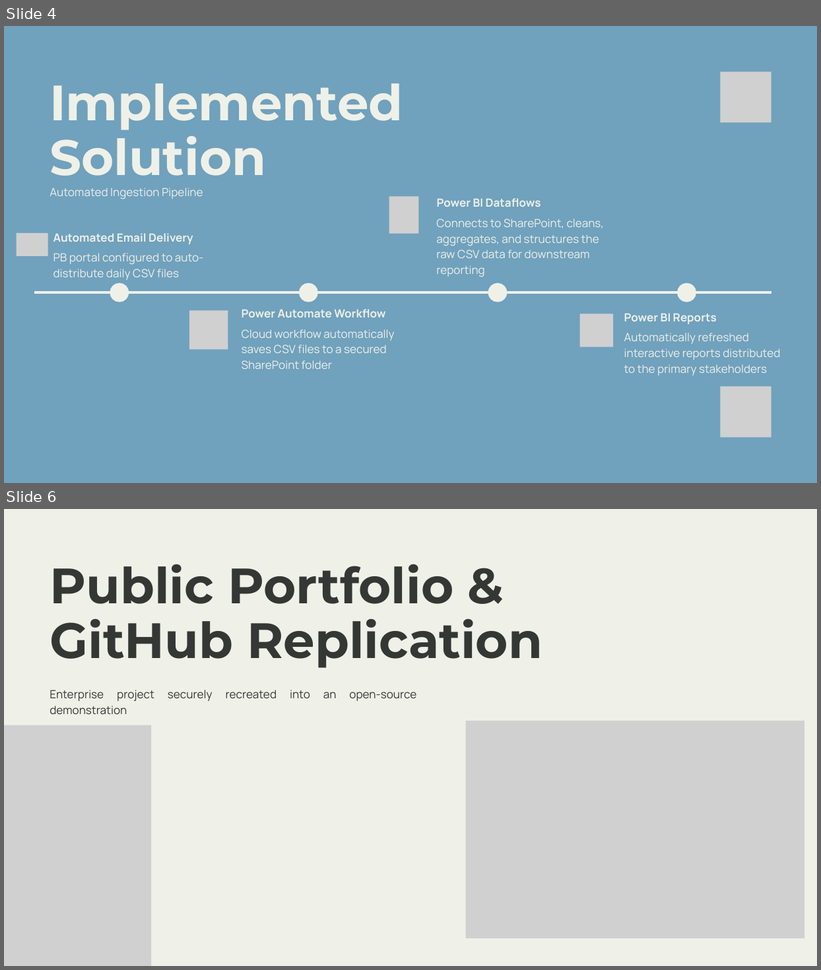
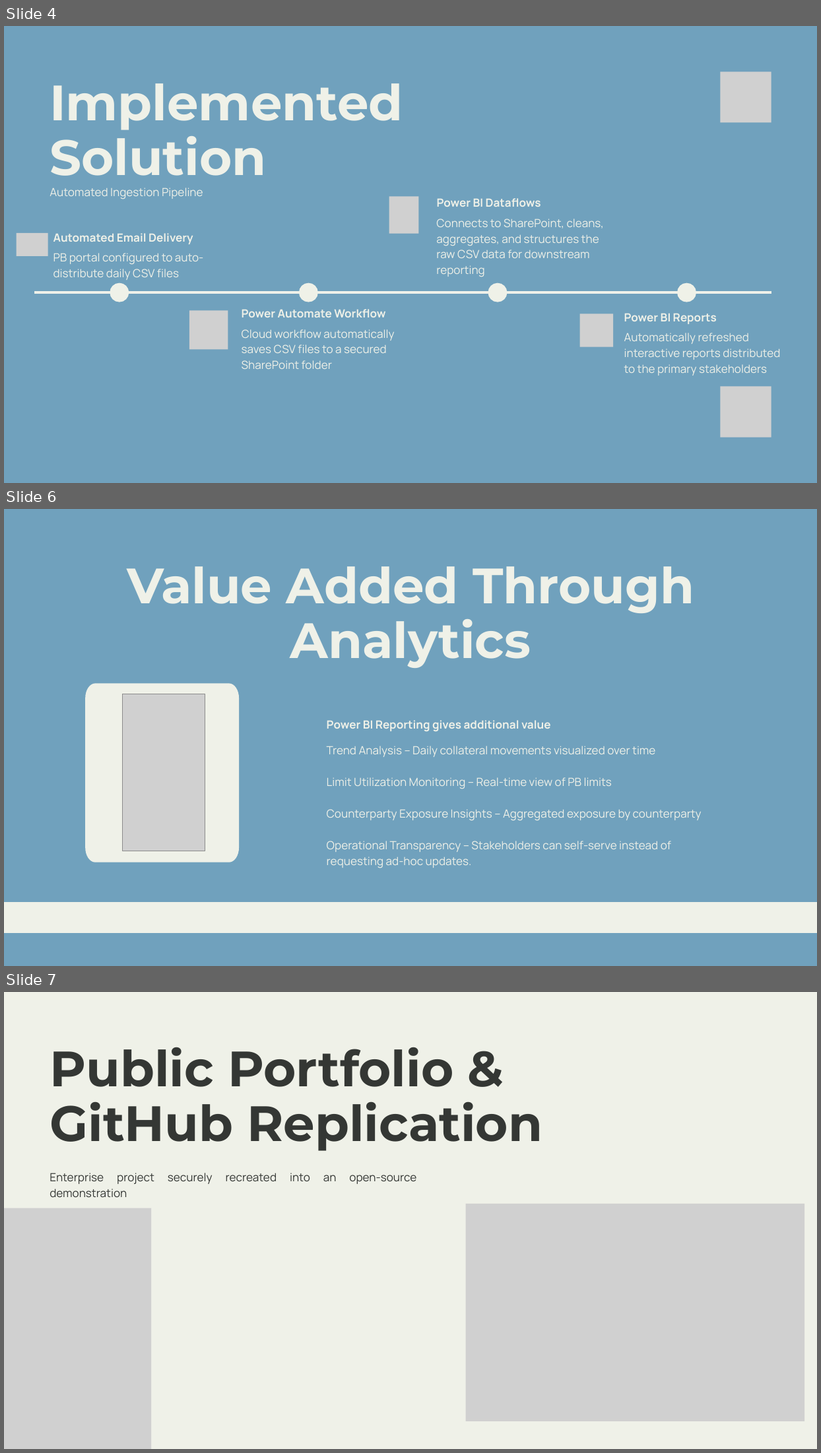
Before and after one commit to sgarciapuga/Work_Portfolio, a slide deck: fx-prime-brokerage-collateral/presentation/fx-primer-broker-collateral.pptx. Shown one above the other, each under a label of ours: slides 4 and 6 before the commit, slides 4, 6 and 7 after it; the slides between them are not shown. The pictures are 821x970 and 821x1453 pixels, drawn with LibreOffice and Linux fonts; fonts in the diff are those of the drawing; grey boxes stand for pictures. Boxes give left, top, right and bottom in pixels: in the first picture for what was removed or moved away, otherwise in the second. Text is boxed around its words. In the diff, an @@ line names an element or a change of style, - is before the commit and + after.

Commit message:
Updated PB Presentation

```diff
--- a/fx-prime-brokerage-collateral/presentation/fx-primer-broker-collateral.pptx
+++ b/fx-prime-brokerage-collateral/presentation/fx-primer-broker-collateral.pptx
@@ slide 6 added at (4, 509, 817, 966), background #70A1BD @@
@@ text added at (127, 566, 694, 668), 88 pt, text #EFF1E8, bold @@
+Value Added Through Analytics
@@ freeform shape added at (85, 683, 239, 863), fill #EFF1E8 @@
@@ picture added at (123, 694, 205, 851) @@
@@ text added at (327, 720, 551, 731), 20 pt, text #EFF1E8, bold @@
+Power BI Reporting gives additional value
@@ text added at (327, 746, 702, 868), 20 pt, text #EFF1E8 @@
+Trend Analysis – Daily collateral movements visualized over time
+Limit Utilization Monitoring – Real‑time view of PB limits
+Counterparty Exposure Insights – Aggregated exposure by counterparty
+Operational Transparency – Stakeholders can self‑serve instead of requesting ad‑hoc updates.
@@ freeform shape added at (4, 902, 817, 934), fill #EFF1E8 @@
@@ what was slide 6 is now slide 7 @@
```
Also in this commit, not shown: 2 slides changed, 2 other slides added, 29 other files.
